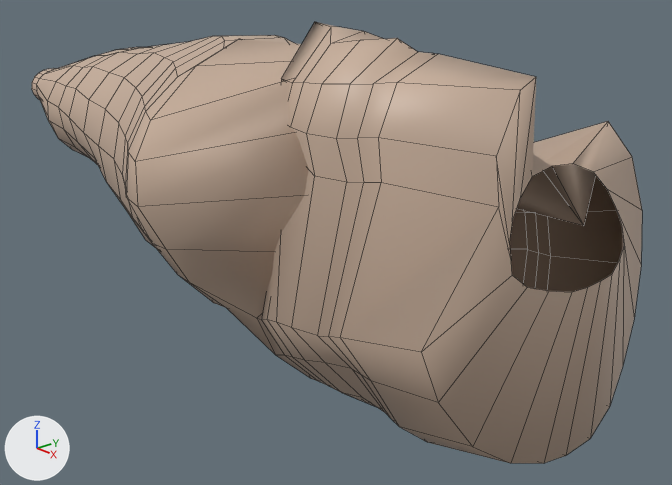
The Blender file blender_models/Arm/arm.blend as it was, and as the next commit left it.
One viewpoint serves both versions: a 50 mm lens placed at (0.115, -0.397, 1.524), pointed at (-0.43, 0.087, 1.271). The lights are fixed; the arrows at lower left show +X, +Y and +Z. Shape keys are drawn at the values saved in each file. Mesh edges are drawn as thin lines.

The first picture shows 'humonculus-base'.
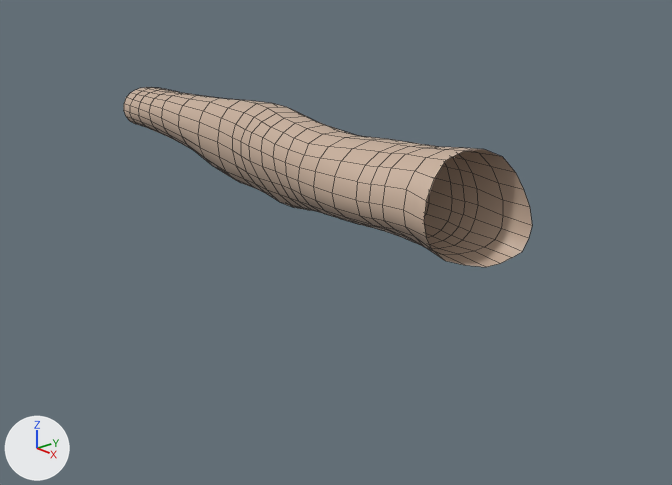
The change in detail:
In shape key 'Forearm' (key_0_forearm), value goes from 1.0 to 0.0.
In shape key 'Bicep' (key_1_bicep), value goes from 1.0 to 0.0.
In shape key 'Tricep' (key_2_tricep), value goes from 1.0 to 0.0.

Changed parts and their boxes [x1, y1, x2, y2] in the pictures (672 x 485 px):
'humonculus-base', reshaped (33% narrower, 59% shorter)
    before: [32, 22, 642, 463]
    after: [124, 87, 532, 267]
